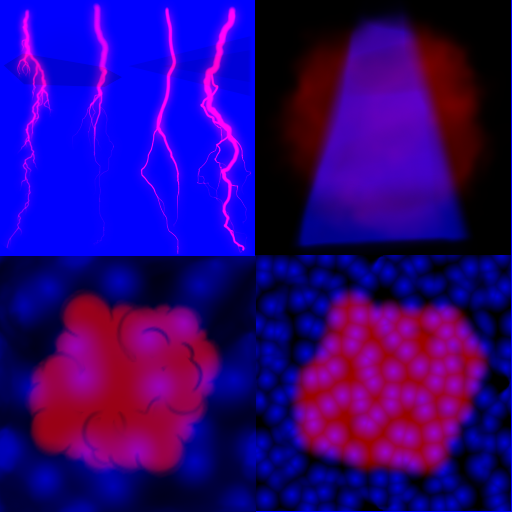
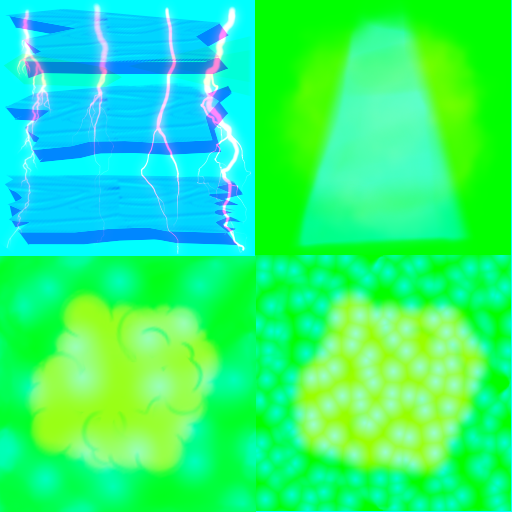
Revision of a layered 512x512 image; what changed, layer by layer:
"Blue": blend normal → addition over box(0, 0, 512, 512)
added group "Green" (addition) with 3 layers above "bg" over box(0, 0, 512, 512)
added layer "bg #2" (darken) in group "Green" over box(0, 0, 512, 512)
added layer "bg #3" in group "Green" over box(259, 7, 500, 245)
added layer "vfx_Collision_WoodBoardPartsv4.png" in group "Green" over box(4, 8, 245, 246)
